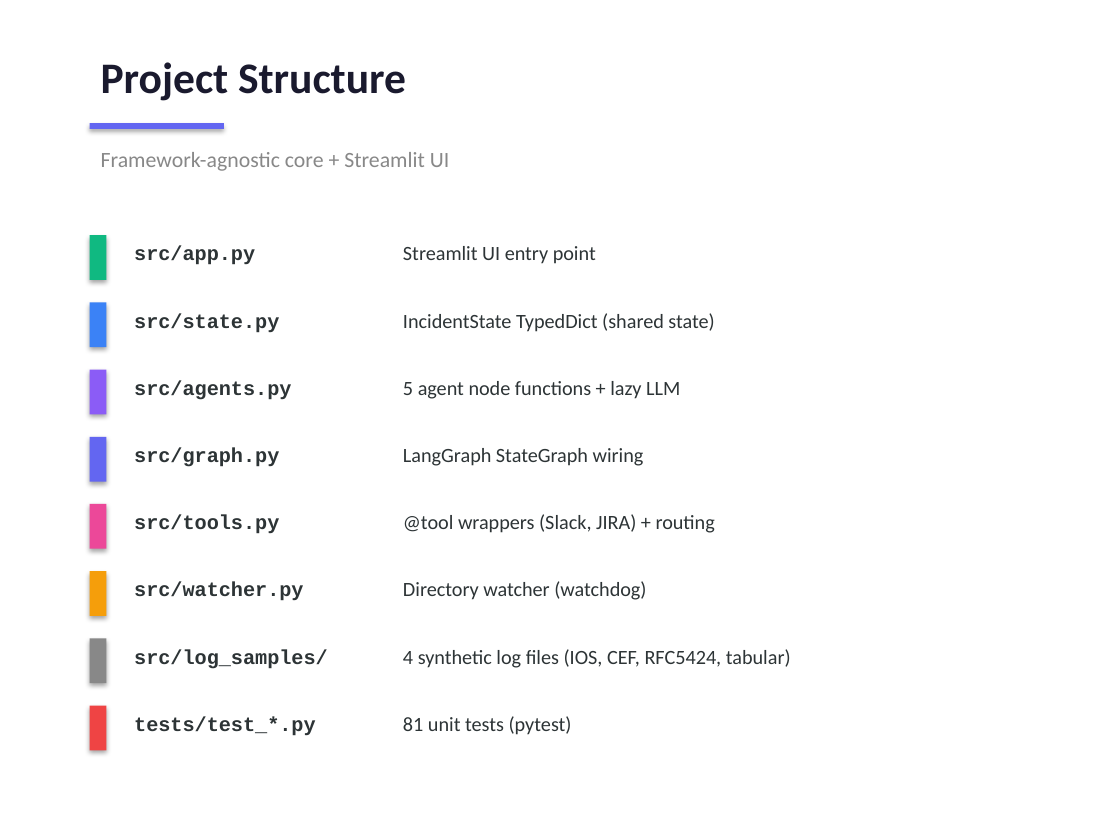
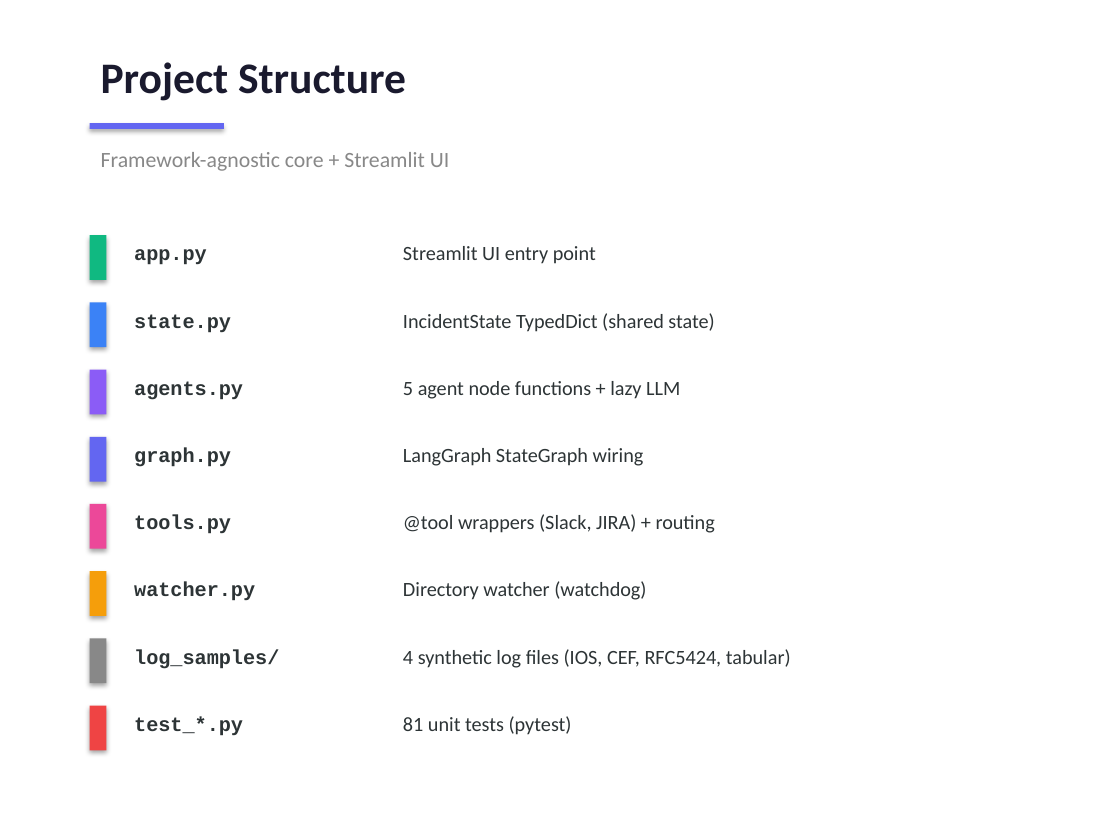
Before and after one commit to wjohnston99/devops-incident-suite, a slide deck: slide 14 of docs/DevOps_Incident_Suite_Presentation.pptx. Drawn at 1120x840 pixels with LibreOffice and Linux fonts; fonts in the diff are those of the drawing. Boxes give left, top, right and bottom in pixels: in the first picture for what was removed or moved away, otherwise in the second. Text is boxed around its words. In the diff, an @@ line names an element or a change of style, - is before the commit and + after.

```diff
--- a/docs/DevOps_Incident_Suite_Presentation.pptx
+++ b/docs/DevOps_Incident_Suite_Presentation.pptx
@@ text at (134,249,207,265): text changed @@
-src/app.py
+app.py
@@ text at (134,314,231,333): text changed @@
-src/state.py
+state.py
@@ text at (134,381,243,400): text changed @@
-src/agents.py
+agents.py
@@ text at (134,448,231,467): text changed @@
-src/graph.py
+graph.py
@@ text at (134,515,231,534): text changed @@
-src/tools.py
+tools.py
@@ text at (134,582,255,601): text changed @@
-src/watcher.py
+watcher.py
@@ text at (134,649,279,669): text changed @@
-src/log_samples/
+log_samples/
@@ text at (134,716,243,736): text changed @@
-tests/test_*.py
+test_*.py
```
Also in this commit, not shown: 1 other slide changed, 1 other file.
